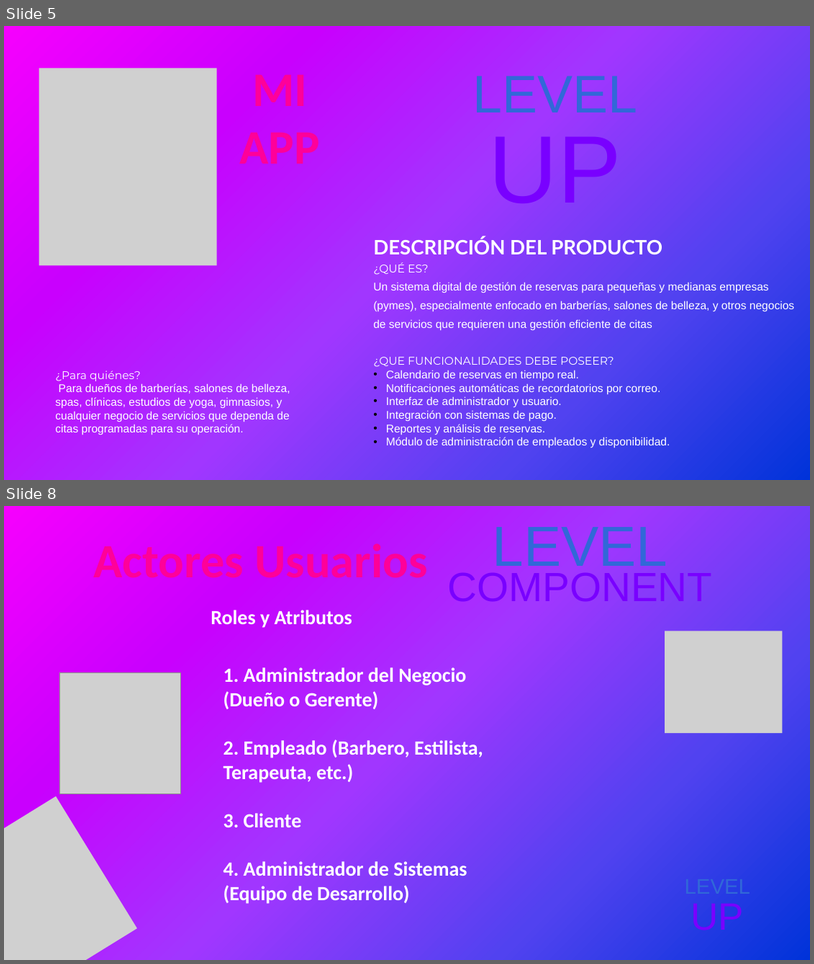
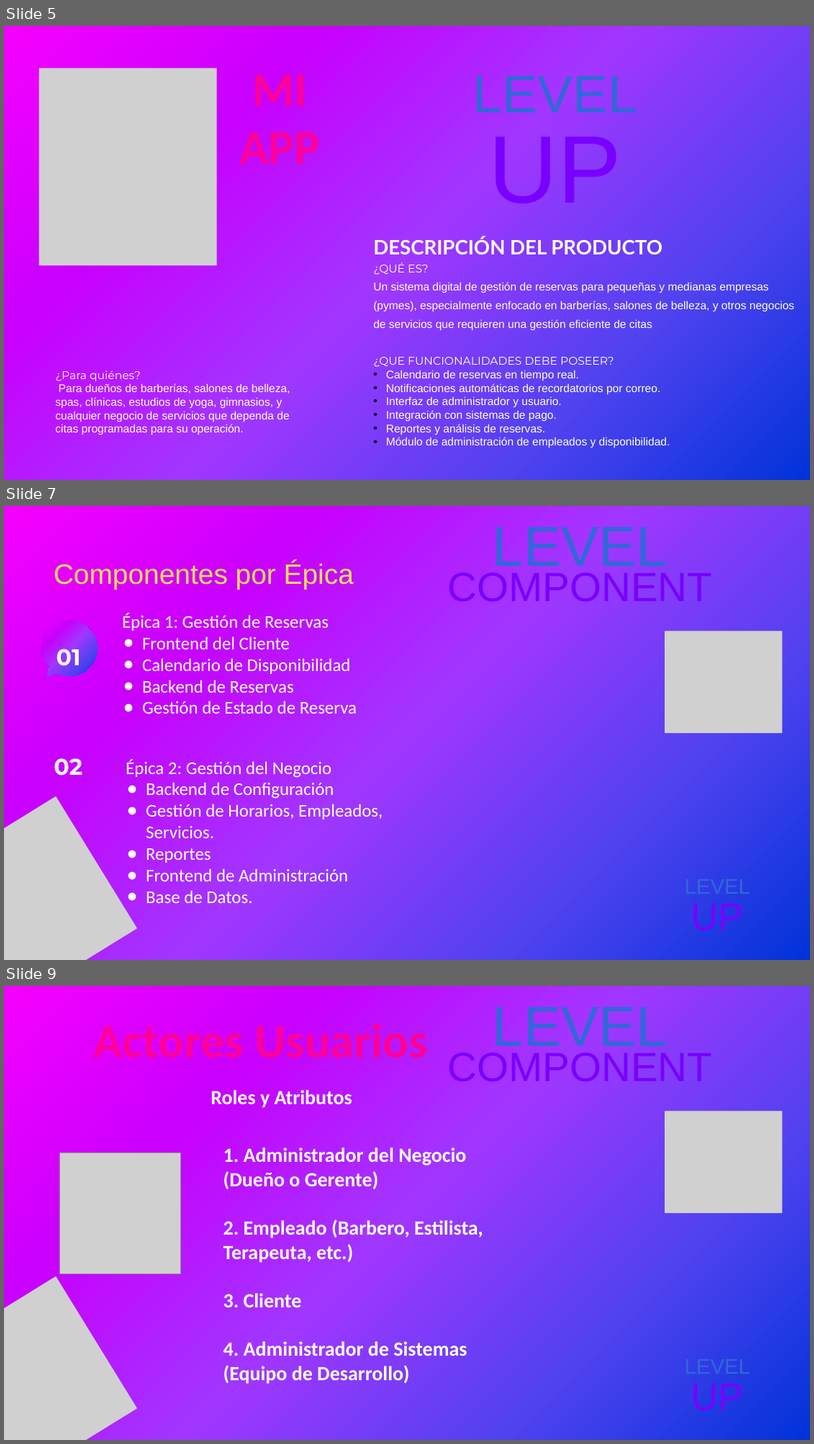
Before and after one commit to FrxncoF/2024_2_MA_CAPSTONE_001D_GRUPO_001, a slide deck: Fase 1/Evidencias Grupales/Presentacion Idea de Proyecto.pptx. Shown one above the other, each under a label of ours: slides 5 and 8 before the commit, slides 5, 7 and 9 after it; the slides between them are not shown. The pictures are 814x964 and 814x1444 pixels, drawn with LibreOffice and Linux fonts; fonts in the diff are those of the drawing; grey boxes stand for pictures. Boxes give left, top, right and bottom in pixels: in the first picture for what was removed or moved away, otherwise in the second. Text is boxed around its words. In the diff, an @@ line names an element or a change of style, - is before the commit and + after.

```diff
--- a/Fase 1/Evidencias Grupales/Presentacion Idea de Proyecto.pptx
+++ b/Fase 1/Evidencias Grupales/Presentacion Idea de Proyecto.pptx
@@ slide 7 added at (4, 506, 810, 960), background gradient #F600FE to #C900FE to #A136FF to #5142F0 to #0033D9 @@
@@ text added at (493, 527, 669, 576), 100.7 pt, text #3168D8 @@
+LEVEL
@@ text added at (54, 561, 354, 589), 50 pt, text #FFDE59 @@
+Componentes por Épica
@@ text added at (448, 573, 712, 601), 72.8 pt, text #7900FF @@
+COMPONENT
@@ text added at (122, 613, 357, 713), 32 pt, text #FFFFFF @@
+Épica 1: Gestión de Reservas
+● Frontend del Cliente
+● Calendario de Disponibilidad
+● Backend de Reservas
+● Gestión de Estado de Reserva
@@ freeform shape added at (42, 620, 98, 677), fill gradient #F600FE to #C900FE to #A136FF to #5142F0 to #0033D9 @@
@@ picture added at (665, 631, 782, 733) @@
@@ text added at (57, 644, 81, 672), 40.6 pt, text #FFFFFF, bold @@
+01
@@ text added at (54, 758, 82, 775), 40.6 pt, text #FFFFFF, bold @@
+02
@@ text added at (126, 759, 383, 903), 32 pt, text #FFFFFF @@
+Épica 2: Gestión del Negocio
+● Backend de Configuración
+● Gestión de Horarios, Empleados, Servicios.
+● Reportes
+● Frontend de Administración
+● Base de Datos.
@@ picture added at (4, 796, 137, 960) @@
@@ what was slide 8 is now slide 9 @@
```
Also in this commit, not shown: 1 slide changed, 1 other slide added, 1 slide removed.
